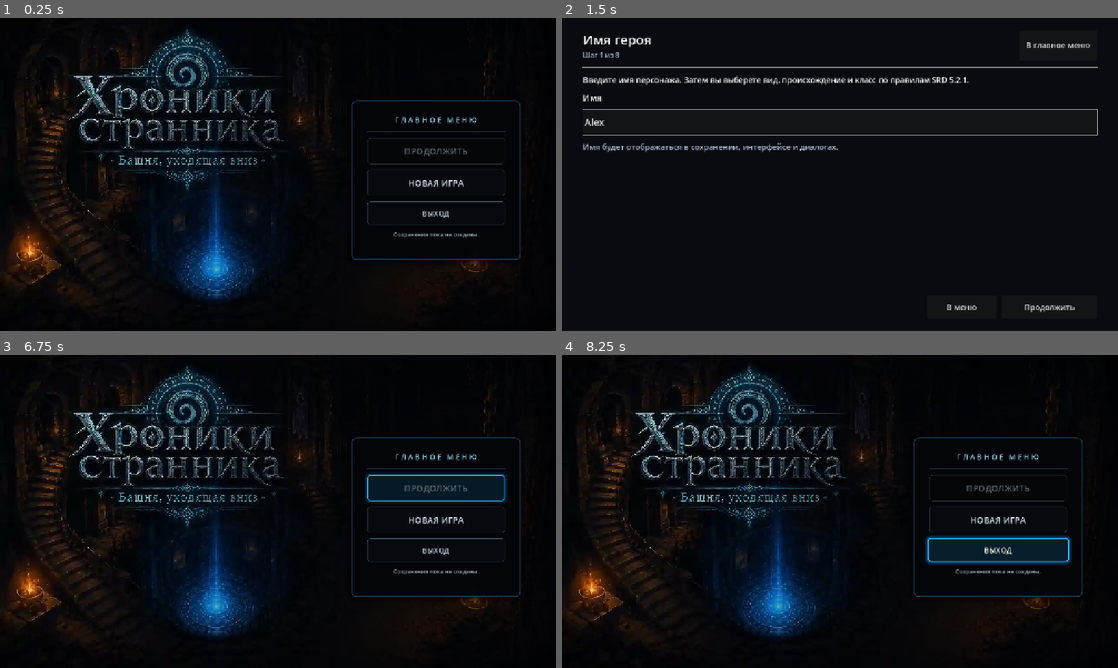
Above: before the commit, frames 1-4 (two rows, left to right).
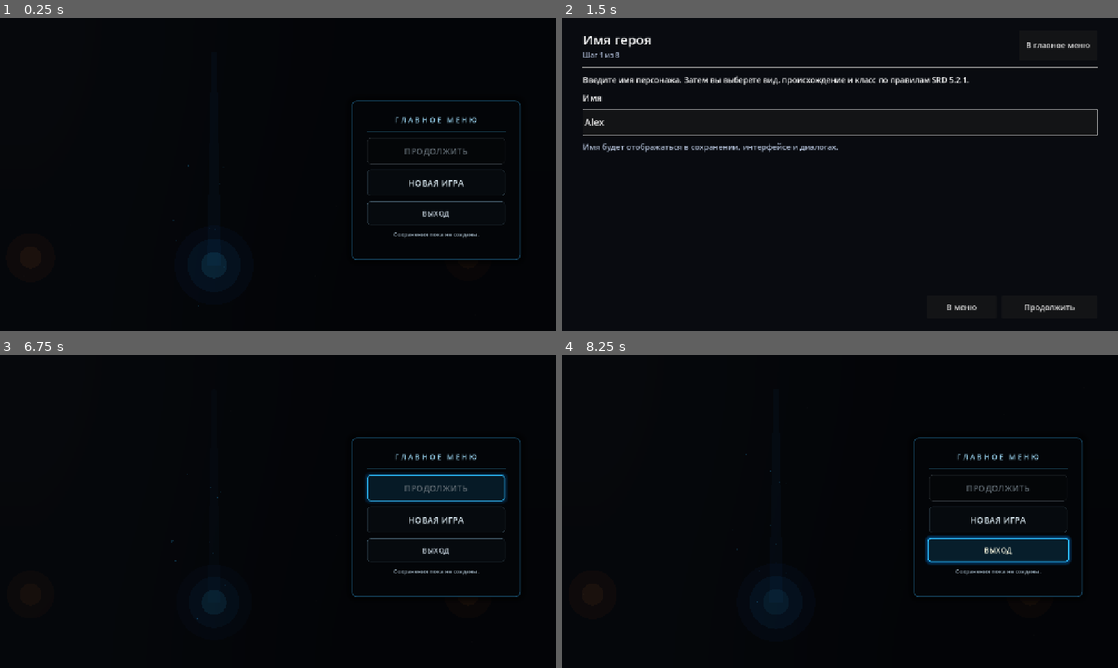
Above: after the commit, the same moments.

Repository: eretenkodaniil16-rgb/rpg-project
Game: Godot game, scene res://scenes/menus/main_menu.tscn
The game is run twice, just before and just after one commit, with the same random seed, the same clock (stepped at 60 frames per second) and the same inputs.
Inputs (mouse positions are in pixels of both pictures, inside the frame that each line leads up to):
- Up to frame 1 (0.25 s): no input
- Up to frame 2 (1.5 s): click "НОВАЯ ИГРА" at 0.5 s; click (840, 121) at 1.27 s; type "Alex" at 1.35 s
- Up to frame 3 (6.75 s): click "В главное меню" at 2 s; click "НОВАЯ ИГРА" at 2.75 s; click (278, 458) at 3.52 s; type "Alex" at 3.6 s; click "В меню" at 4.25 s; tap Enter (ui_accept) at 5, 5.27, 5.75, 6.5 s; move the mouse to (400, 495) at 5.02 s; hold Right (ui_right) 5.03-5.75 s; tap C at 5.1 s; click (400, 495) at 5.17 s; drag from (166, 527) to (250, 574) at 5.77 s; move the mouse to (333, 442) at 6.52 s; hold Right (ui_right) from 6.53 s (still down); tap I at 6.6 s
- Up to frame 4 (8.25 s): release Right (ui_right) at 7.25 s; tap Enter (ui_accept) at 7.25, 8 s; drag from (812, 574) to (673, 464) at 7.27 s; move the mouse to (1006, 558) at 8.02 s; hold Left (ui_left) from 8.03 s (still down); tap F at 8.1 s

The runs differ from the first frame. In frame 1, 11% of the frame differs, in the area x 0-96%, y 3-92%; in frame 2, nothing differs; in frame 3, 11%; in frame 4, 11%.

Commit message:
feat: использовать HQ-фон 1920x1080 с линейной фильтрацией

Diff:
--- a/scripts/menus/main_menu_tiled_background.gd
+++ b/scripts/menus/main_menu_tiled_background.gd
@@ -1,20 +1,46 @@
 class_name MainMenuTiledBackground
 extends Control
 
-const COLUMNS: int = 8
-const STRIP_SIZE: Vector2 = Vector2(160.0, 720.0)
-const SOURCE_SIZE: Vector2 = Vector2(1280.0, 720.0)
-const STRIP_PATH_PATTERN: String = "res://assets/branding/main_menu/approved/strips/main_menu_strip_c%02d.webp"
-const SEAM_OVERLAP: float = 0.65
+const SOURCE_SIZE: Vector2 = Vector2(1920.0, 1080.0)
+const SEGMENT_HEIGHT: float = 1080.0
+const SEAM_OVERLAP: float = 0.75
+const SEGMENT_NAMES: Array[String] = [
+	"main_menu_strip_c00.webp",
+	"main_menu_strip_c01.webp",
+	"main_menu_strip_c02.webp",
+	"main_menu_strip_c03.webp",
+	"main_menu_strip_c04a.webp",
+	"main_menu_strip_c04b.webp",
+	"main_menu_strip_c05a.webp",
+	"main_menu_strip_c05b.webp",
+	"main_menu_strip_c06a.webp",
+	"main_menu_strip_c06b.webp",
+	"main_menu_strip_c07.webp",
+	"main_menu_strip_c08.webp",
+	"main_menu_strip_c09.webp",
+	"main_menu_strip_c10.webp",
+	"main_menu_strip_c11.webp",
+	"main_menu_strip_c12.webp",
+	"main_menu_strip_c13.webp",
+	"main_menu_strip_c14.webp",
+	"main_menu_strip_c15.webp",
+]
+const SEGMENT_WIDTHS: Array[float] = [
+	120.0, 120.0, 120.0, 120.0,
+	60.0, 60.0, 60.0, 60.0, 60.0, 60.0,
+	120.0, 120.0, 120.0, 120.0, 120.0, 120.0, 120.0, 120.0, 120.0,
+]
+const SEGMENT_DIRECTORY: String = "res://assets/branding/main_menu/approved/strips/"
 
-var _strips: Array[Texture2D] = []
+var _segments: Array[Texture2D] = []
 var _complete: bool = false
 
 
 func _ready() -> void:
 	mouse_filter = Control.MOUSE_FILTER_IGNORE
-	texture_filter = CanvasItem.TEXTURE_FILTER_NEAREST
-	_load_strips()
+	texture_filter = CanvasItem.TEXTURE_FILTER_LINEAR
+	texture_repeat = CanvasItem.TEXTURE_REPEAT_DISABLED
+	_load_segments()
 	visible = _complete
 	queue_redraw()
 
@@ -29,28 +55,32 @@
 
 
 func expected_tile_count() -> int:
-	return COLUMNS
+	return SEGMENT_NAMES.size()
 
 
-func _load_strips() -> void:
-	_strips.clear()
-	_complete = true
-	for column: int in range(COLUMNS):
-		var path: String = STRIP_PATH_PATTERN % column
+func source_size() -> Vector2:
+	return SOURCE_SIZE
+
+
+func _load_segments() -> void:
+	_segments.clear()
+	_complete = SEGMENT_NAMES.size() == SEGMENT_WIDTHS.size()
+	for segment_name: String in SEGMENT_NAMES:
+		var path: String = SEGMENT_DIRECTORY + segment_name
 		if not ResourceLoader.exists(path, "Texture2D"):
 			_complete = false
-			_strips.append(null)
+			_segments.append(null)
 			continue
 		var resource: Resource = load(path)
 		if resource is Texture2D:
-			_strips.append(resource as Texture2D)
+			_segments.append(resource as Texture2D)
 		else:
 			_complete = false
-			_strips.append(null)
+			_segments.append(null)
 
 
 func _draw() -> void:
-	if not _complete or _strips.size() != expected_tile_count():
+	if not _complete or _segments.size() != expected_tile_count():
 		return
 	if size.x <= 1.0 or size.y <= 1.0:
 		return
@@ -58,14 +88,15 @@
 	var scale_factor: float = maxf(size.x / SOURCE_SIZE.x, size.y / SOURCE_SIZE.y)
 	var covered_size: Vector2 = SOURCE_SIZE * scale_factor
 	var origin: Vector2 = (size - covered_size) * 0.5
-	var scaled_strip: Vector2 = STRIP_SIZE * scale_factor
+	var x_offset: float = 0.0
 
-	for column: int in range(COLUMNS):
-		var texture: Texture2D = _strips[column]
-		if texture == null:
-			continue
-		var strip_origin: Vector2 = origin + Vector2(column * scaled_strip.x, 0.0)
-		var draw_size: Vector2 = scaled_strip
-		if column < COLUMNS - 1:
-			draw_size.x += SEAM_OVERLAP
-		draw_texture_rect(texture, Rect2(strip_origin, draw_size), false)
+	for index: int in range(_segments.size()):
+		var texture: Texture2D = _segments[index]
+		var source_width: float = SEGMENT_WIDTHS[index]
+		if texture != null:
+			var segment_origin: Vector2 = origin + Vector2(x_offset * scale_factor, 0.0)
+			var draw_size := Vector2(source_width * scale_factor, SEGMENT_HEIGHT * scale_factor)
+			if index < _segments.size() - 1:
+				draw_size.x += SEAM_OVERLAP
+			draw_texture_rect(texture, Rect2(segment_origin, draw_size), false)
+		x_offset += source_width
